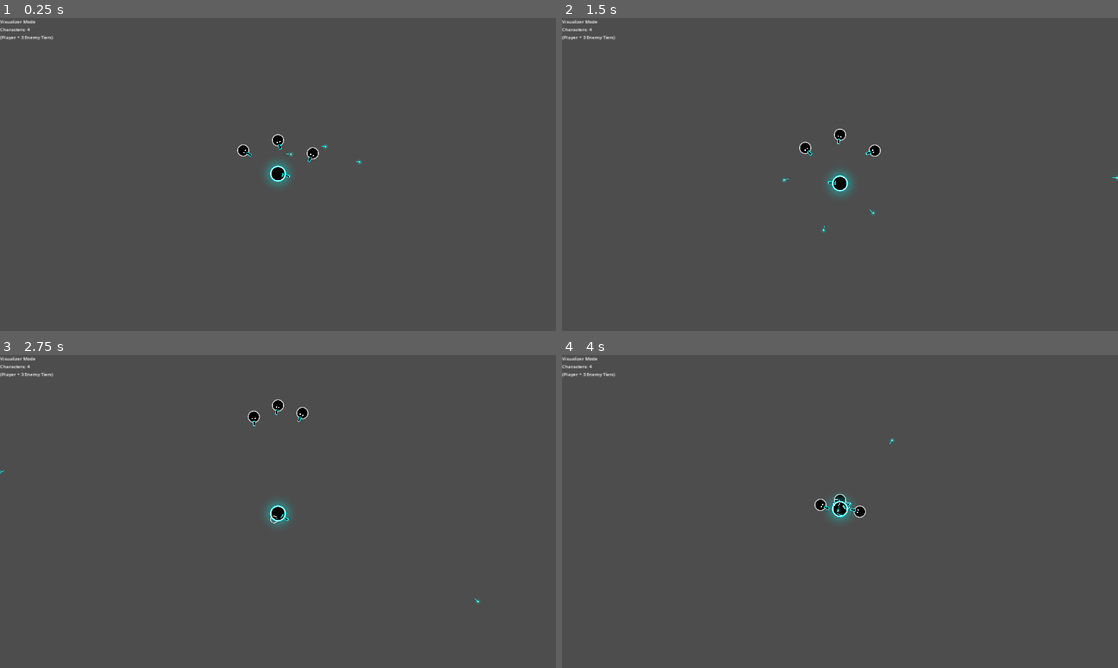
Above: before the commit, frames 1-4 (two rows, left to right).
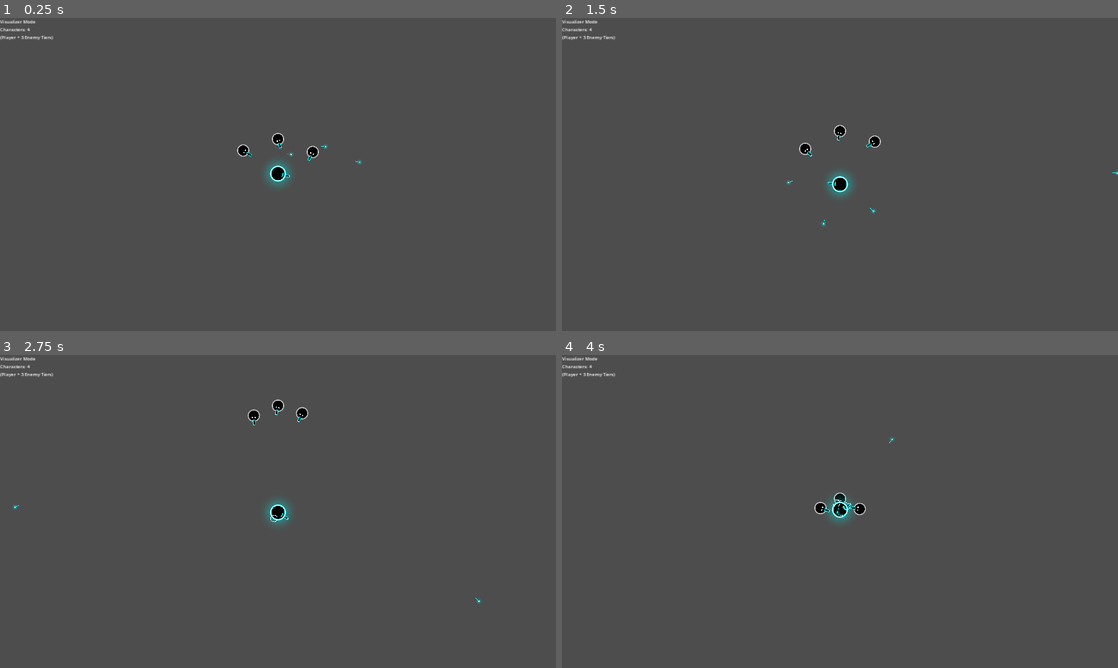
Above: after the commit, the same moments.

Repository: afaucher/team-dark
Game: Godot game, scene res://scenes/test/character_visualizer.tscn
Two runs of this game, one before a commit and one after it. Both use one fixed random seed, a clock stepped at 60 frames per second and the inputs below. This scene is started directly instead of the project's main scene.
Inputs:
- Up to frame 1 (0.25 s): no input
- Up to frame 2 (1.5 s): hold E (fire_right) 0.53-1.28 s; tap Down (aim_down) at 0.6 s; hold S (move_down) from 1.28 s (still down); tap Left (aim_left) at 1.35 s
- Up to frame 3 (2.75 s): release S (move_down) at 2.03 s; hold E (fire_right) from 2.03 s (still down); tap Right (aim_right) at 2.1 s
- Up to frame 4 (4 s): release E (fire_right) at 2.78 s; hold W (move_up) 2.78-3.53 s; tap Up (aim_up) at 2.85 s; hold Q (fire_left) from 3.53 s (still down); hold Space (fire_front) from 3.53 s (still down)

The runs differ from the first frame. In frame 1, 0.1% of the frame differs, in the area x 43-65%, y 36-53%; in frame 2, 0.4%, in the area x 39-100%, y 34-69%; in frame 3, 0.2%; in frame 4, 0.3%.

Commit message:
Fix GameManager lookup in player.gd to handle 'Game' node name, enabling respawn logic

Diff:
--- a/scenes/characters/player.gd
+++ b/scenes/characters/player.gd
@@ -446,10 +446,16 @@
 	_sync_death_state.rpc(true)
 
 	# Notify GameManager to handle respawn timer (Server only)
+	# Notify GameManager to handle respawn timer (Server only)
 	if multiplayer.is_server():
-		var gm = get_tree().root.find_child("GameManager", true, false)
+		var gm = get_tree().root.find_child("Game", true, false)
+		if not gm:
+			gm = get_tree().root.find_child("GameManager", true, false)
+
 		if gm and gm.has_method("on_player_died"):
 			gm.on_player_died(player_id)
+		else:
+			print("CRITICAL ERROR: GameManager not found!")
 
 @rpc("any_peer", "call_local", "reliable")
 func respawn(pos: Vector2):
